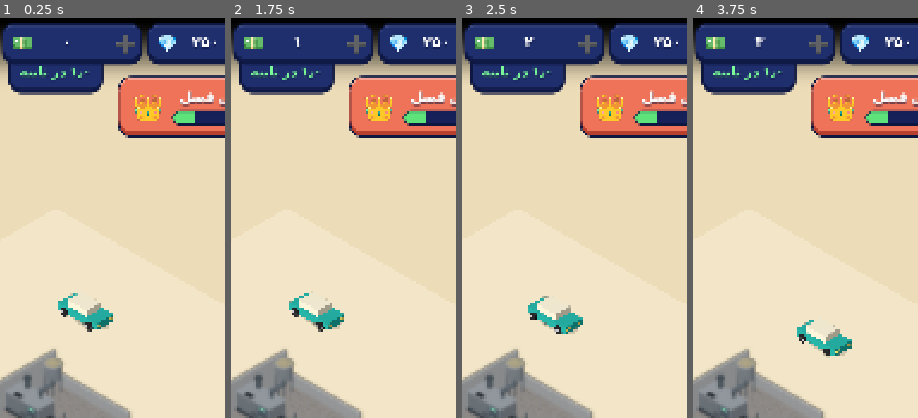
Above: before the commit, frames 1-4 (left to right).
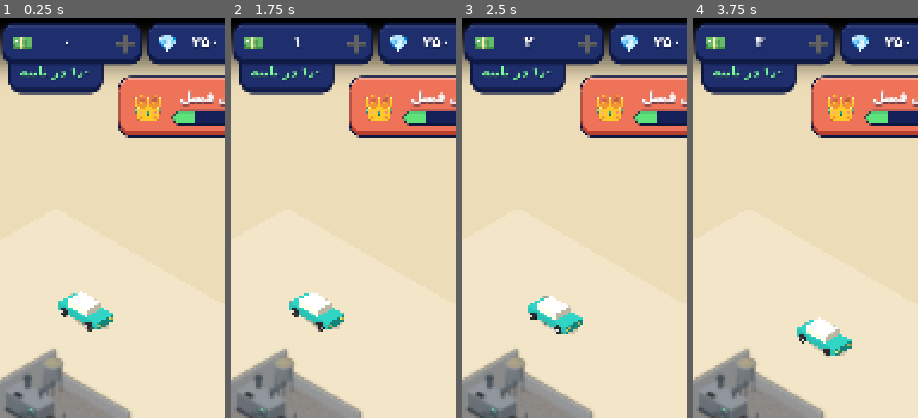
Above: after the commit, the same moments.

Repository: themahdipixl-dev/Noonvaei-godot
Game: Godot game, scene res://scenes/main.tscn
Two runs of this game, one before a commit and one after it. Both use one fixed random seed, a clock stepped at 60 frames per second and the inputs below.
Inputs (mouse positions are % of the whole screen's width and height, from its top left):
- Up to frame 1 (0.25 s): no input
- Up to frame 2 (1.75 s): click (65, 3) at 0.52 s; click (95, 3) at 1.27 s
- Up to frame 3 (2.5 s): click (81, 11) at 2.02 s
- Up to frame 4 (3.75 s): click (94, 19) at 2.77 s; click (20, 11) at 3.52 s
The pictures show only the part of the screen within x 38-88%, y 0-50%; the shares and areas given below are measured in that part.

The runs differ from the first frame. In frame 1, 0.8% of the frame differs, in the area x 25-51%, y 68-78%; in frame 2, 0.8%; in frame 3, 0.9%, in the area x 29-54%, y 69-79%; in frame 4, 0.8%.

Commit message:
Car 3D: restore original lighting, smoother edges (MSAA 4x + linear filter)

Diff:
--- a/scripts/world/car_model_3d.gd
+++ b/scripts/world/car_model_3d.gd
@@ -22,8 +22,8 @@
 ##       "yaw_offset": 0.0,       # degrees; use 90 / 180 / -90 if the car drives sideways or backwards
 ##       "scale": 1.0,            # size multiplier on screen
 ##       "spin_wheels": false,    # spin nodes named *wheel* in the .glb (only if their pivots are at the wheel centres)
-##       "sun": 0.8,              # main light strength (lower = less washed-out white, higher = brighter)
-##       "ambient": 0.35,         # fill light strength (lower = darker shadows / more contrast)
+##       "sun": 1.1,              # main light strength
+##       "ambient": 0.5,          # fill light strength
 ##   }
 ## The car length on screen is taken from car["shadow"]["length"] (tiles).
 ##
@@ -80,17 +80,16 @@
 	_viewport.size = Vector2i(VIEW_PX, VIEW_PX)
 	_viewport.transparent_bg = true
 	_viewport.own_world_3d = true
-	_viewport.msaa_3d = Viewport.MSAA_2X
+	# 4x MSAA smooths the edges (stair-steps) of the model; the render is small so it is cheap
+	_viewport.msaa_3d = Viewport.MSAA_4X
 	_viewport.gui_disable_input = true
 	_viewport.render_target_update_mode = SubViewport.UPDATE_ALWAYS
 	add_child(_viewport)
 
-	# Soft lighting: the sun + ambient must add up to about 1.1, otherwise white parts (roof, hood)
-	# burn out to pure white and the shape of the car is lost.
 	var env := Environment.new()
 	env.ambient_light_source = Environment.AMBIENT_SOURCE_COLOR
 	env.ambient_light_color = Color(1, 1, 1)
-	env.ambient_light_energy = float(cfg.get("ambient", 0.35))
+	env.ambient_light_energy = float(cfg.get("ambient", 0.5))
 
 	var cam := Camera3D.new()
 	cam.projection = Camera3D.PROJECTION_ORTHOGONAL
@@ -103,10 +102,9 @@
 	cam.position = Vector3(0.0, sin(pitch) * 30.0, cos(pitch) * 30.0)
 	_viewport.add_child(cam)
 
-	# the light comes at an angle (not straight from above) so that the top is not much brighter than the sides
 	var sun := DirectionalLight3D.new()
-	sun.light_energy = float(cfg.get("sun", 0.8))
-	sun.basis = Basis.looking_at(Vector3(0.6, -0.6, -0.5).normalized(), Vector3.UP)
+	sun.light_energy = float(cfg.get("sun", 1.1))
+	sun.basis = Basis.looking_at(Vector3(0.45, -0.8, -0.35).normalized(), Vector3.UP)
 	_viewport.add_child(sun)
 
 	# ---- the car
@@ -133,6 +131,8 @@
 	_sprite.name = "Render"
 	_sprite.texture = _viewport.get_texture()
 	_sprite.centered = true
+	# smooth scaling (never nearest), whatever the parent nodes use
+	_sprite.texture_filter = CanvasItem.TEXTURE_FILTER_LINEAR
 	add_child(_sprite)
 
 	# px per 3D unit on screen so that the car is `length_tiles` long on the iso ground
